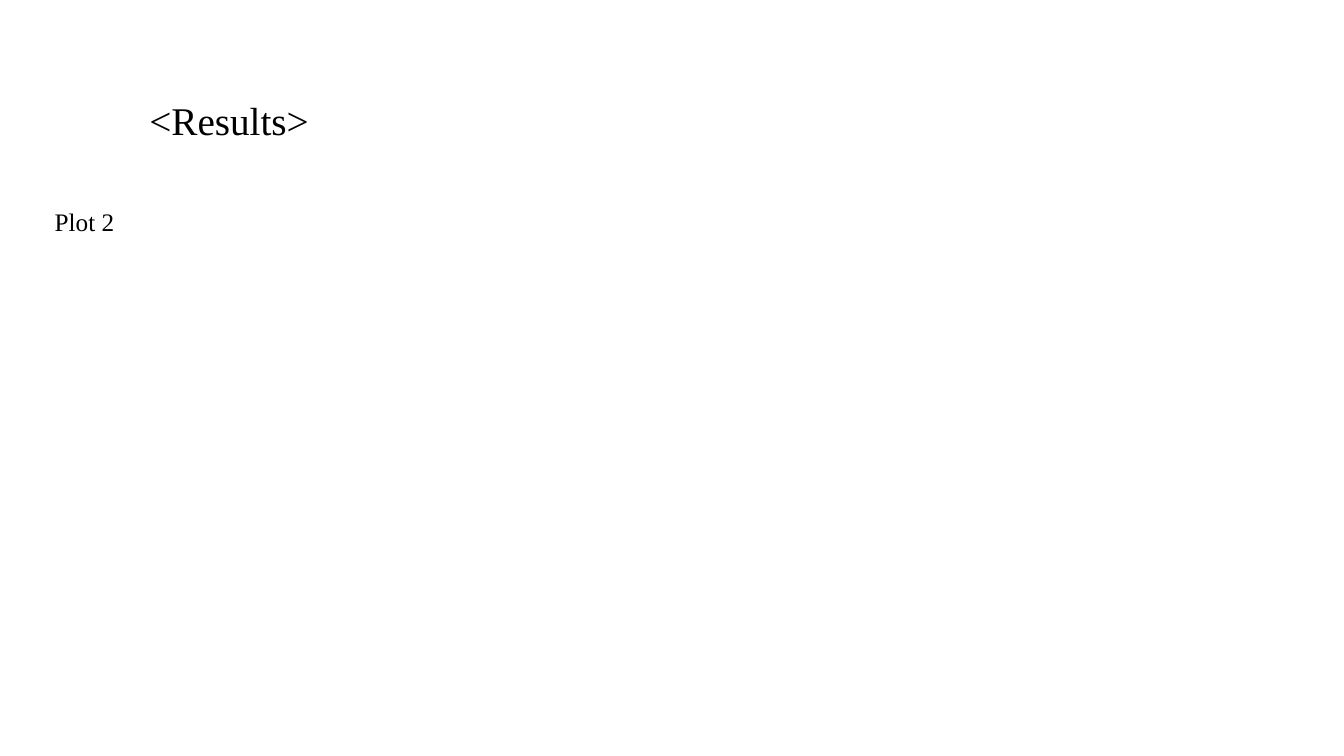
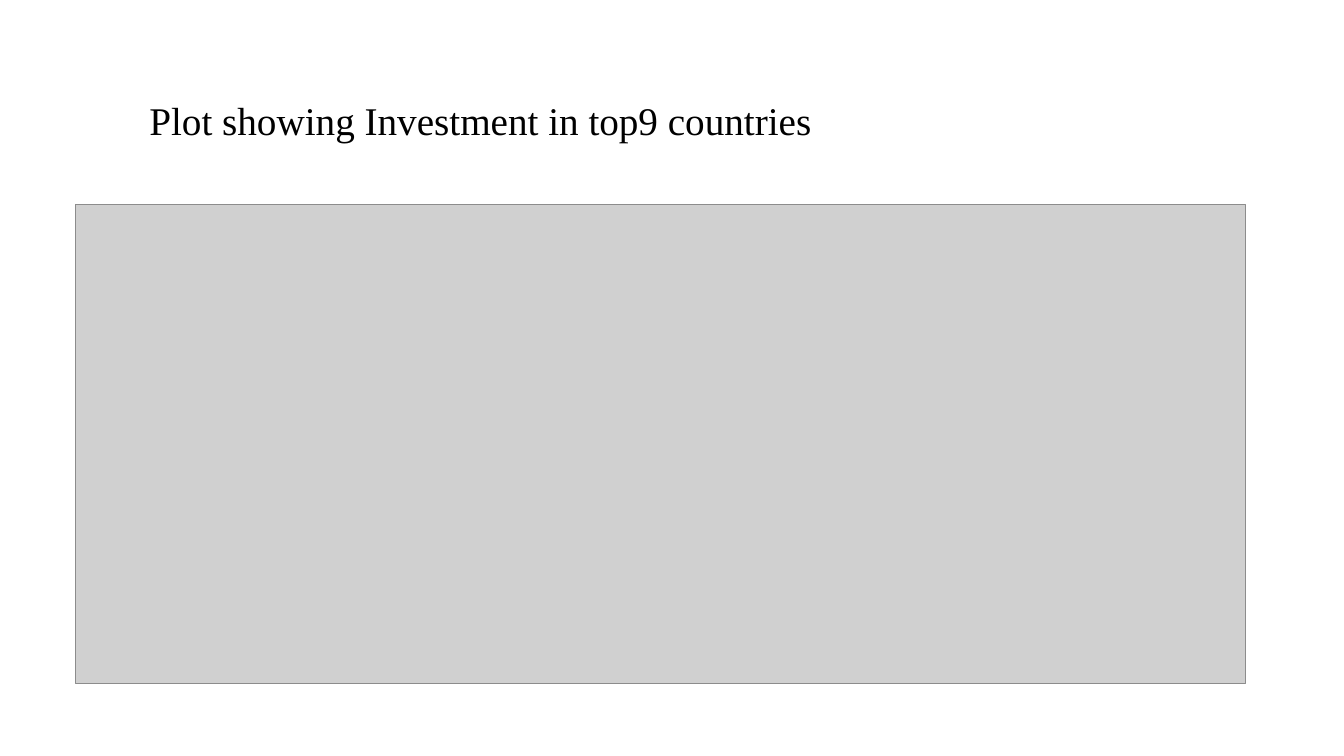
Before and after one commit to Immortal31/assignments, a slide deck: slide 8 of First Assignment/INVEST.pptx. Drawn at 1344x756 pixels with LibreOffice and Linux fonts; fonts in the diff are those of the drawing; grey boxes stand for pictures; background and template pictures are left out. Boxes give left, top, right and bottom in pixels: in the first picture for what was removed or moved away, otherwise in the second. Text is boxed around its words. In the diff, an @@ line names an element or a change of style, - is before the commit and + after.

```diff
--- a/First Assignment/INVEST.pptx
+++ b/First Assignment/INVEST.pptx
@@ title at (149, 107, 811, 143): text changed @@
-<Results>
+Plot showing Investment in top9 countries
@@ picture added at (75, 205, 1245, 684) @@
@@ text removed at (55, 213, 115, 232) @@
-Plot 2
```
Also in this commit, not shown: 3 other slides changed, 6 slides added, 6 slides removed, 21 other files.
